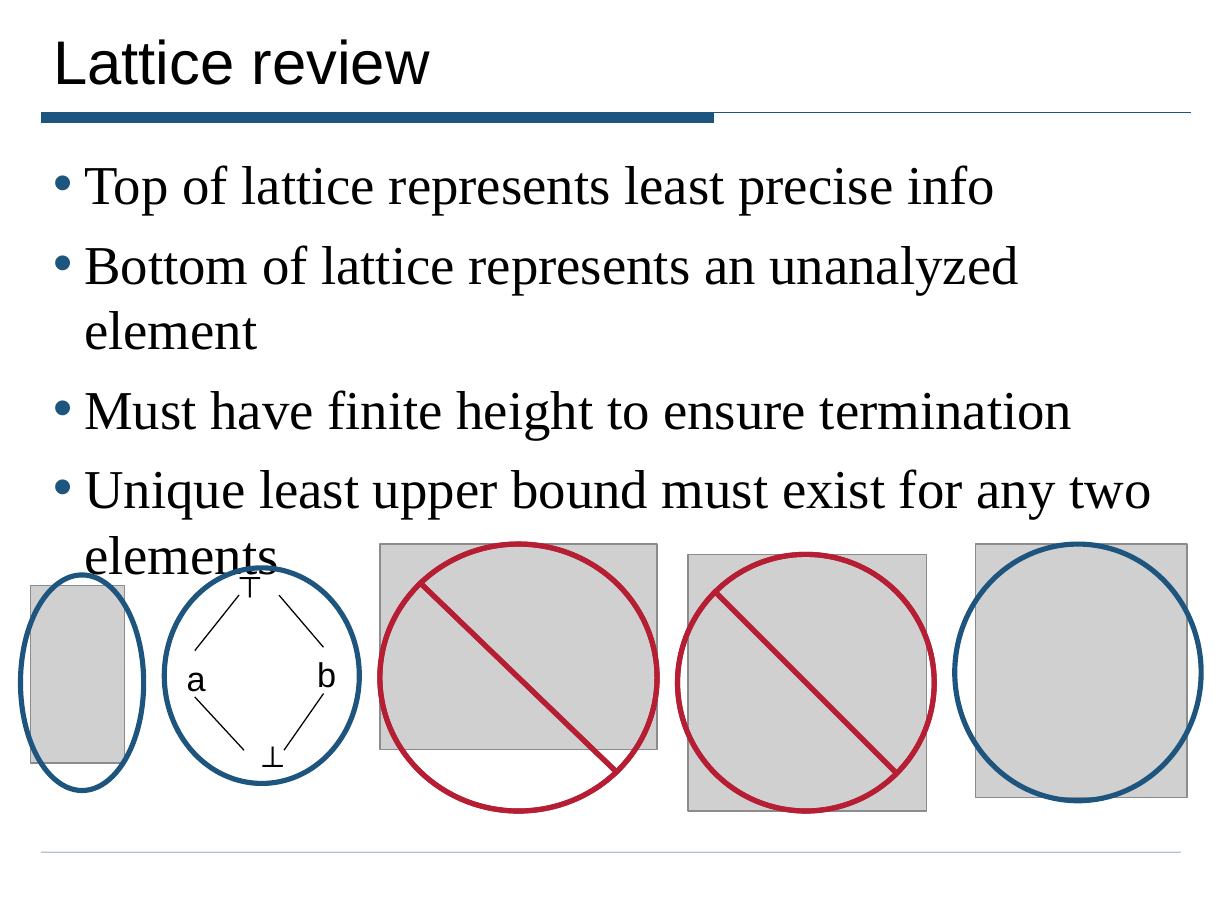
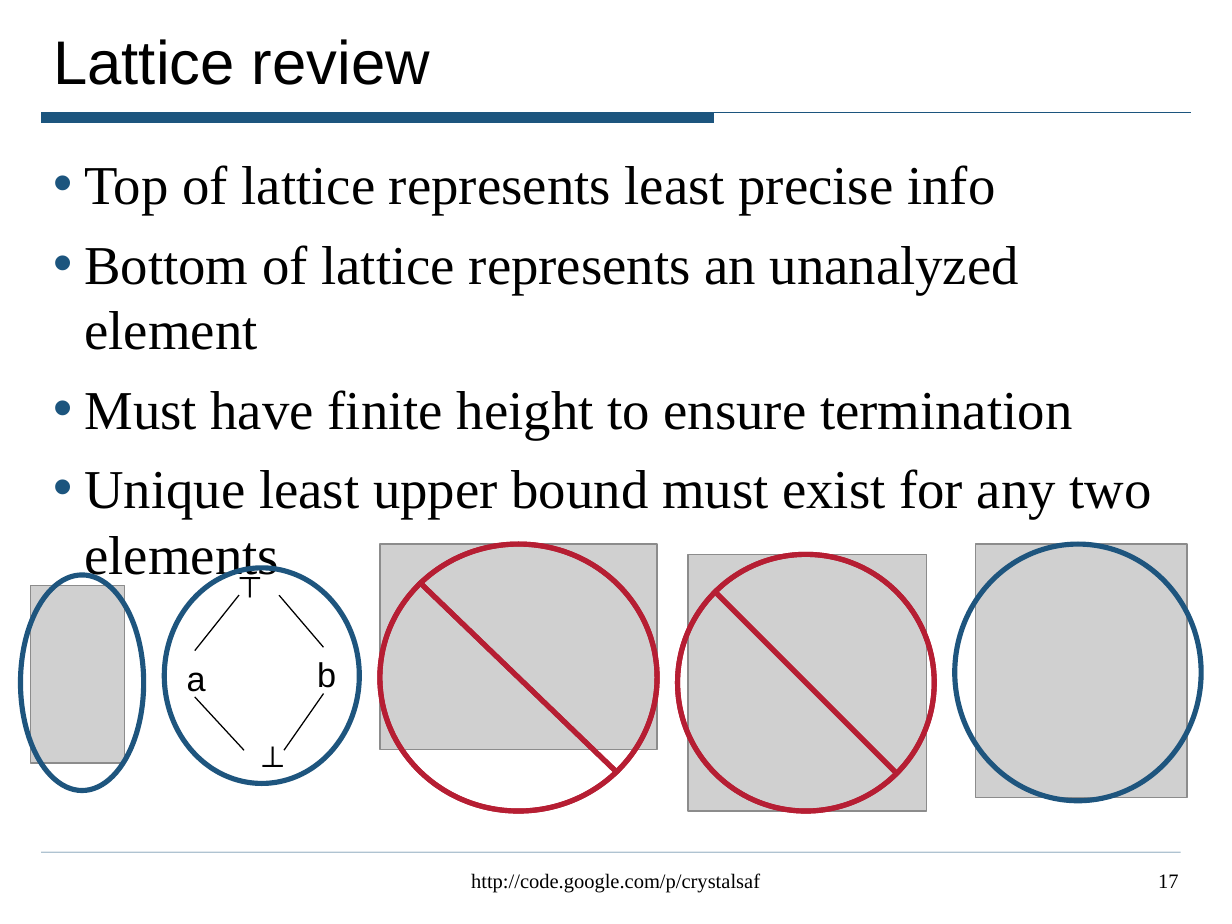
Before and after one commit to ciera/crystalsaf, a slide deck: slide 17 of TutorialExamples/CrystalTutorial.ppt. Drawn at 1232x924 pixels with LibreOffice and Linux fonts; fonts in the diff are those of the drawing; grey boxes stand for pictures. Boxes give left, top, right and bottom in pixels: in the first picture for what was removed or moved away, otherwise in the second. Text is boxed around its words. In the diff, an @@ line names an element or a change of style, - is before the commit and + after.

```diff
--- a/TutorialExamples/CrystalTutorial.ppt
+++ b/TutorialExamples/CrystalTutorial.ppt
@@ text added at <box>471,873,760,893</box>, 12 pt, text #000000 @@
+http://code.google.com/p/crystalsaf
@@ page number added at <box>1158,874,1178,888</box>, 12 pt, text #000000 @@
+17
```
Also in this commit, not shown: 35 other slides changed.
